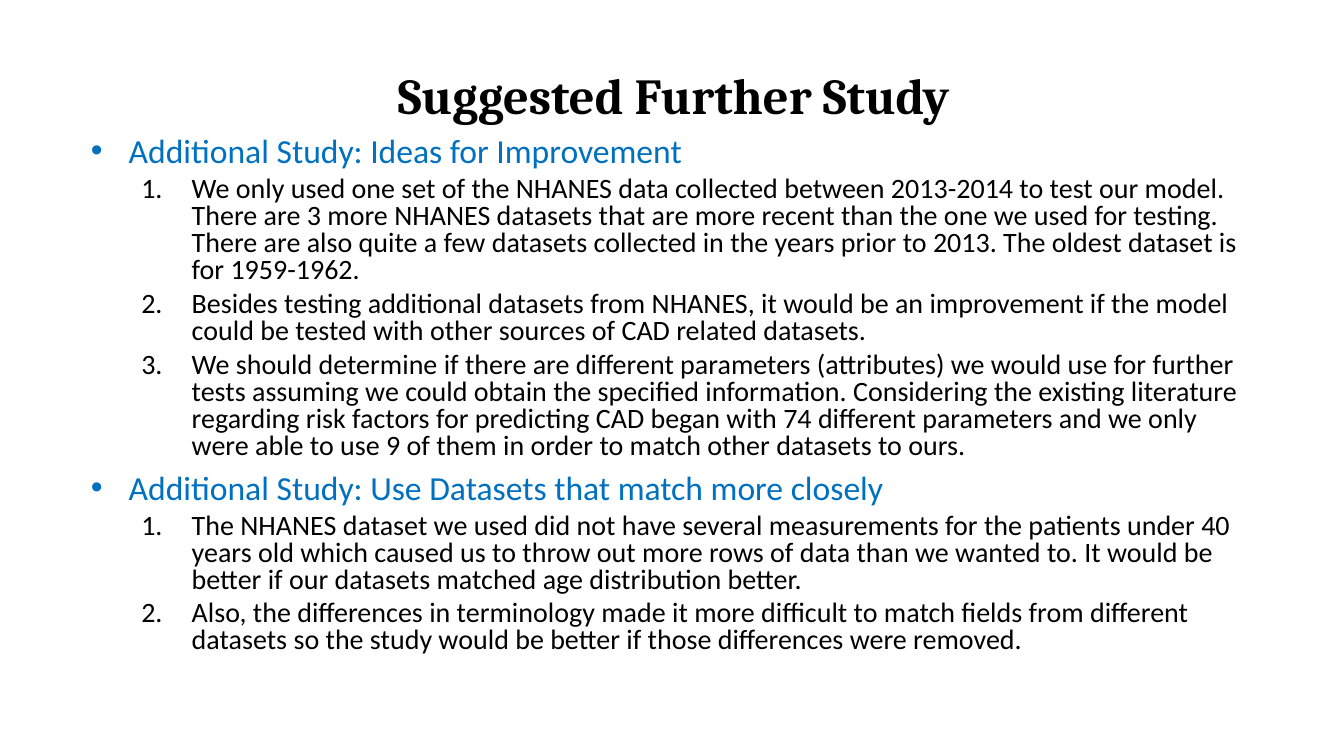
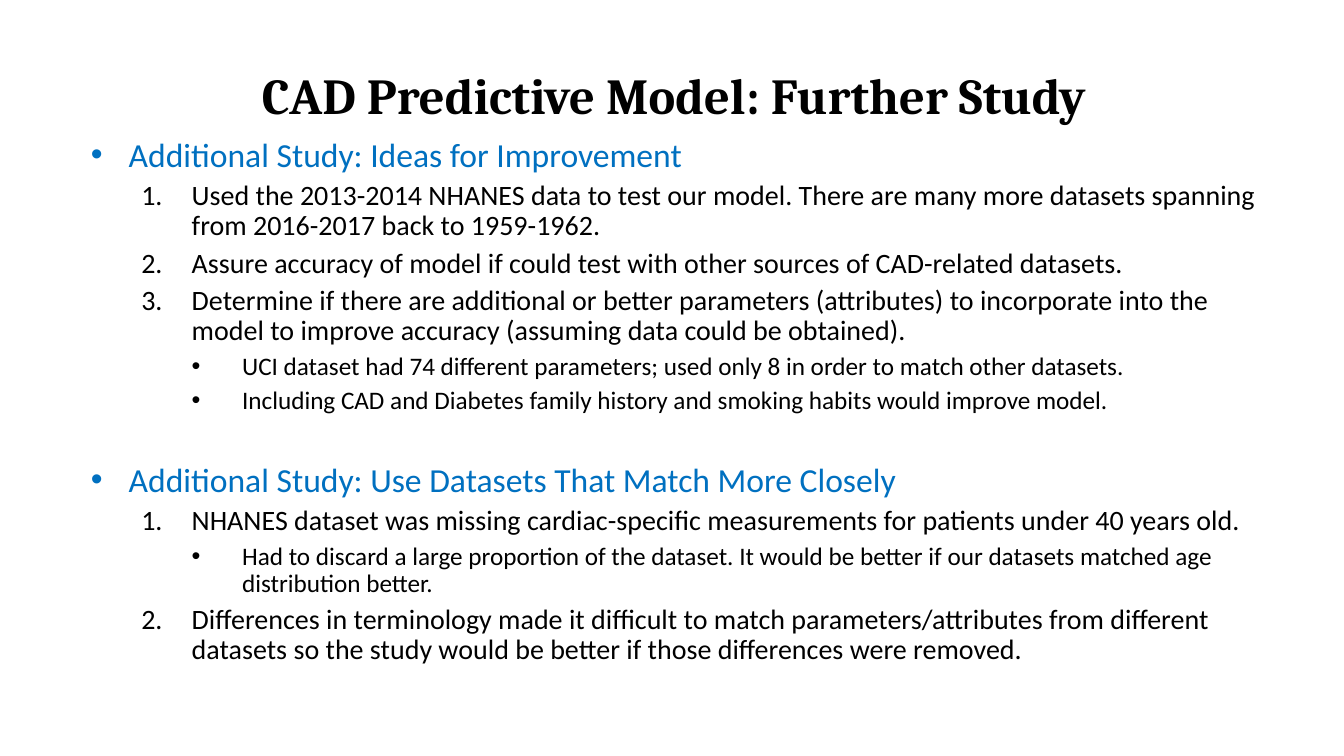
Before and after one commit to Ophelia82/Heart-Disease-Predictive-Model, a slide deck: slide 19 of Heart Disease Presentation.pptx (slide 22 before the commit). Drawn at 1344x756 pixels with LibreOffice and Linux fonts; fonts in the diff are those of the drawing. Boxes give left, top, right and bottom in pixels: in the first picture for what was removed or moved away, otherwise in the second. Text is boxed around its words. In the diff, an @@ line names an element or a change of style, - is before the commit and + after.

```diff
--- a/Heart Disease Presentation.pptx
+++ b/Heart Disease Presentation.pptx
@@ title at bbox=[262, 79, 1086, 125]: text changed @@
-Suggested Further Study
+CAD Predictive Model: Further Study
@@ subtitle at bbox=[129, 143, 681, 173]: line spacing 0.8 to 0.9 @@
@@ subtitle at bbox=[129, 185, 1255, 664]: text changed @@
-  1. We only used one set of the NHANES data collected between 2013-2014 to test our model. There are 3 more NHANES datasets that are more recent than the one we used for testing. There are also quite a few datasets collected in the years prior to 2013. The oldest dataset is for 1959-1962.
-  2. Besides testing additional datasets from NHANES, it would be an improvement if the model could be tested with other sources of CAD related datasets.
-  3. We should determine if there are different parameters (attributes) we would use for further tests assuming we could obtain the specified information. Considering the existing literature regarding risk factors for predicting CAD began with 74 different parameters and we only were able to use 9 of them in order to match other datasets to ours.
-• Additional Study: Use Datasets that match more closely
-  1. The NHANES dataset we used did not have several measurements for the patients under 40 years old which caused us to throw out more rows of data than we wanted to. It would be better if our datasets matched age distribution better.
-  2. Also, the differences in terminology made it more difficult to match fields from different datasets so the study would be better if those differences were removed.
+  1. Used the 2013-2014 NHANES data to test our model. There are many more datasets spanning from 2016-2017 back to 1959-1962.
+  2. Assure accuracy of model if could test with other sources of CAD-related datasets.
+  3. Determine if there are additional or better parameters (attributes) to incorporate into the model to improve accuracy (assuming data could be obtained).
+    • UCI dataset had 74 different parameters; used only 8 in order to match other datasets.
+    • Including CAD and Diabetes family history and smoking habits would improve model.
+• Additional Study: Use Datasets That Match More Closely
+  1. NHANES dataset was missing cardiac-specific measurements for patients under 40 years old.
+    • Had to discard a large proportion of the dataset. It would be better if our datasets matched age distribution better.
+  2. Differences in terminology made it difficult to match parameters/attributes from different datasets so the study would be better if those differences were removed.
```
Also in this commit, not shown: 12 other slides changed, 4 slides added, 5 slides removed.
